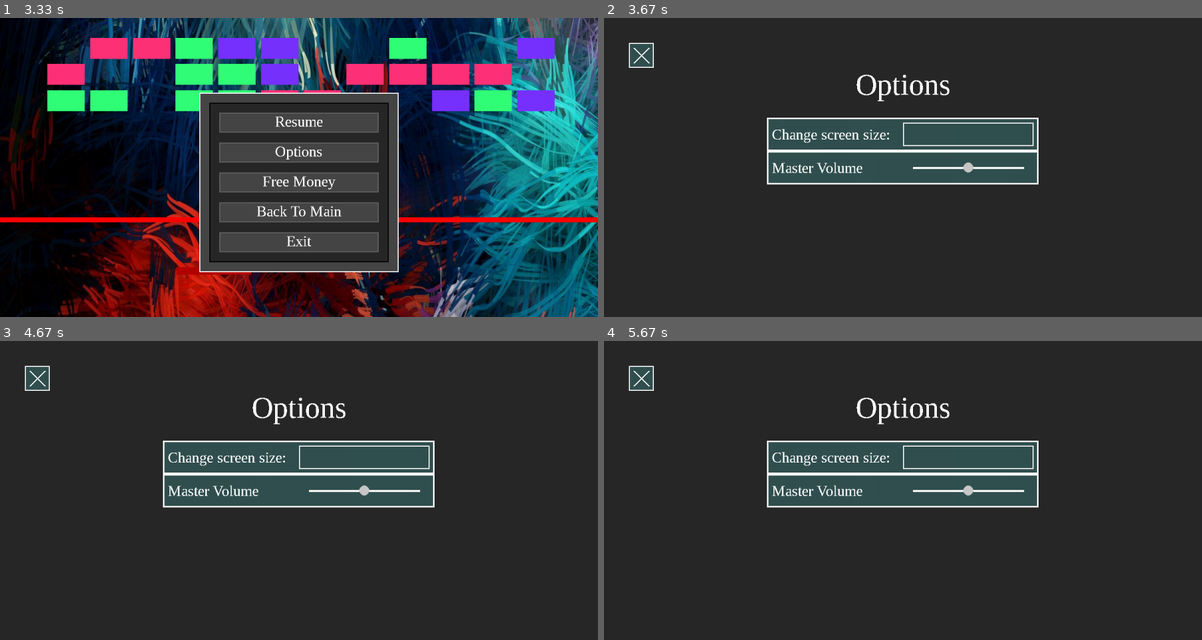
Above: before the commit, frames 1-4 (two rows, left to right).
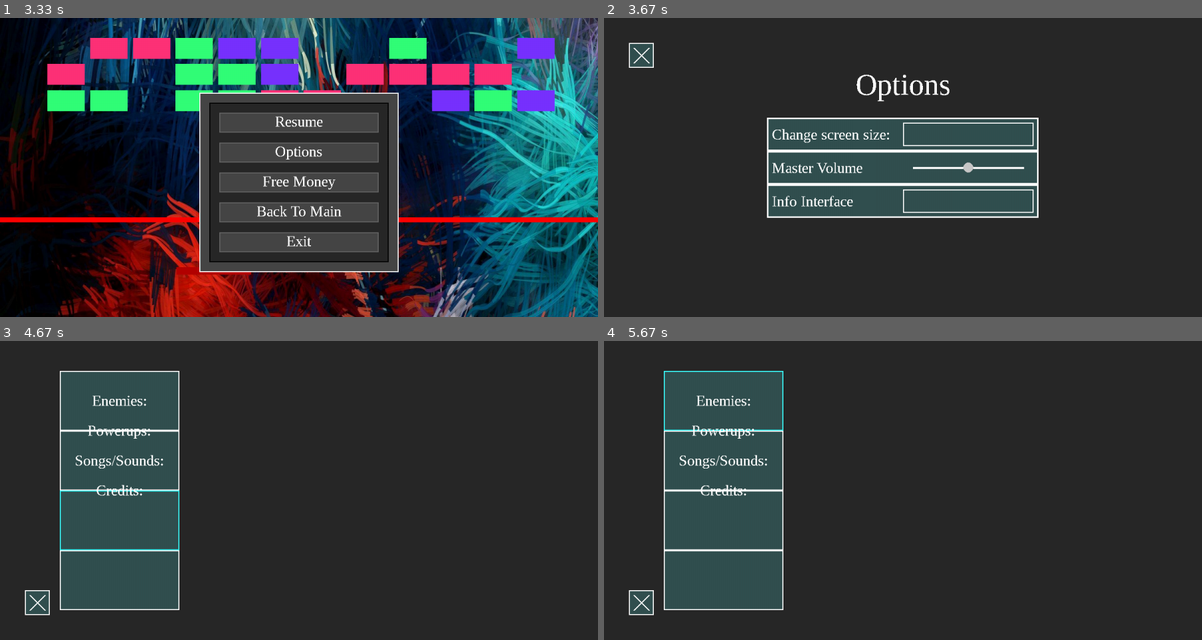
Above: after the commit, the same moments.

Repository: Kevin333221/INF-1400
Game: pygame game, started from Main.py
Two runs of this game, one before a commit and one after it. Both use one fixed random seed, a clock stepped at 60 frames per second and the inputs below.
Inputs (mouse positions are in pixels of both pictures, inside the frame that each line leads up to):
- Up to frame 1 (3.33 s): click "Start" at 0.38 s; tap Space at 0.67, 1.07, 1.37, 1.57, 1.87, 2.07, 2.37, 2.97, 3.27 s; hold Right 1-1.47 s; hold Right 1.5-1.97 s; hold Left 2-2.53 s; press the mouse at (299, 152) at 2.6 s; move the mouse to (269, 182) at 2.7 s; release the mouse at (239, 215) at 2.83 s; hold Esc 2.9-3.3 s; hold Left 2.9-3.3 s; move the mouse to (161, 206) at 2.93 s
- Up to frame 2 (3.67 s): press the mouse at (903, 152) at 3.37 s; move the mouse to (903, 215) at 3.47 s; release the mouse at (908, 278) at 3.6 s
- Up to frame 3 (4.67 s): press the mouse at (364, 523) at 3.7 s; move the mouse to (352, 514) at 3.8 s; release the mouse at (346, 508) at 3.93 s; press the mouse at (35, 601) at 4.03 s; move the mouse to (245, 532) at 4.13 s; release the mouse at (448, 463) at 4.27 s; press the mouse at (364, 523) at 4.37 s; move the mouse to (269, 520) at 4.47 s; release the mouse at (173, 514) at 4.6 s
- Up to frame 4 (5.67 s): press the mouse at (723, 580) at 4.7 s; move the mouse to (837, 526) at 4.8 s; release the mouse at (950, 472) at 4.93 s; press the mouse at (723, 400) at 5.03 s; move the mouse to (753, 451) at 5.13 s; release the mouse at (777, 502) at 5.27 s; press the mouse at (723, 520) at 5.37 s; move the mouse to (717, 463) at 5.47 s; release the mouse at (717, 406) at 5.6 s

Frame 1 is identical in both runs. In frame 2, 5.2% of the frame differs, in the area x 27-73%, y 55-67%; in frame 3, 26%, in the area x 4-73%, y 8-92%; in frame 4, 26%.

Commit message:
Options Menu

Diff:
--- a/Main.py
+++ b/Main.py
@@ -1,6 +1,7 @@
 from math import sqrt
 from os import remove
 import random
+from re import M
 import sys
 import pygame
 import Player
@@ -542,6 +543,8 @@
 
     audio_title = my_font_30.render("Master Volume", False, (255, 255, 255))
 
+    lore_title = my_font_30.render("Info Interface", False, (255, 255, 255))
+
     global running
     global screen_w
     global screen_h
@@ -553,6 +556,70 @@
 
     node_chosen = False
     node_x = ((screen_w/2 + 20) + (screen_w/2 + main_title.get_width()/2 - 10 - 20))/2
+
+    def lore():
+        runs = True
+        block_unit = pygame.Rect(screen_w*0.1, screen_h*0.1, screen_w*0.2, screen_h*0.2)
+        enemies_text = my_font_30.render("Enemies:", False, (255, 255, 255))
+        powerups_text = my_font_30.render("Powerups:", False, (255, 255, 255))
+        songs_text = my_font_30.render("Songs/Sounds:", False, (255, 255, 255))
+        credits_text = my_font_30.render("Credits:", False, (255, 255, 255))
+
+        while runs:
+            mouse_pos = pygame.mouse.get_pos()
+            mouse_pressed = pygame.mouse.get_pressed()
+            screen.fill((40, 40, 40))
+
+            # Left Collum
+            pygame.draw.rect(screen, (50, 80, 80),    (block_unit.x, block_unit.y, block_unit.w, block_unit.h*4))
+
+            # Left Collum Cells
+            # First Cell
+            if mouse_pos[0] > block_unit.x and mouse_pos[0] < block_unit.x + block_unit.w and mouse_pos[1] > block_unit.y and mouse_pos[1] < block_unit.y + block_unit.h:
+                pygame.draw.rect(screen, (60, 255, 255), (block_unit.x, block_unit.y, block_unit.w, block_unit.h), 2)
+            else:
+                pygame.draw.rect(screen, (255, 255, 255), (block_unit.x, block_unit.y, block_unit.w, block_unit.h), 2)
+            screen.blit(enemies_text, (block_unit.x + block_unit.w/2 - enemies_text.get_width()/2, block_unit.y + block_unit.h/2 - enemies_text.get_height()/2))
+
+            # Second Cell
+            if mouse_pos[0] > block_unit.x and mouse_pos[0] < block_unit.x + block_unit.w and mouse_pos[1] > block_unit.y + block_unit.h*1 and mouse_pos[1] < block_unit.y + block_unit.h*2:
+                pygame.draw.rect(screen, (60, 255, 255), (block_unit.x, block_unit.y + block_unit.h*1, block_unit.w, block_unit.h), 2)
+            else:
+                pygame.draw.rect(screen, (255, 255, 255), (block_unit.x, block_unit.y + block_unit.h*1, block_unit.w, block_unit.h), 2)
+            screen.blit(powerups_text, (block_unit.x + block_unit.w/2 - powerups_text.get_width()/2, block_unit.y + (block_unit.h/2)*2 - powerups_text.get_height()/2))
+
+            # Third Cell
+            if mouse_pos[0] > block_unit.x and mouse_pos[0] < block_unit.x + block_unit.w and mouse_pos[1] > block_unit.y + block_unit.h*2 and mouse_pos[1] < block_unit.y + block_unit.h*3:
+                pygame.draw.rect(screen, (60, 255, 255), (block_unit.x, block_unit.y + block_unit.h*2, block_unit.w, block_unit.h), 2)
+            else:
+                pygame.draw.rect(screen, (255, 255, 255), (block_unit.x, block_unit.y + block_unit.h*2, block_unit.w, block_unit.h), 2)
+            screen.blit(songs_text, (block_unit.x + block_unit.w/2 - songs_text.get_width()/2, block_unit.y + (block_unit.h/2)*3 - songs_text.get_height()/2))
+
+            # Fourth Cell
+            if mouse_pos[0] > block_unit.x and mouse_pos[0] < block_unit.x + block_unit.w and mouse_pos[1] > block_unit.y + block_unit.h*3 and mouse_pos[1] < block_unit.y + block_unit.h*4:
+                pygame.draw.rect(screen, (60, 255, 255), (block_unit.x, block_unit.y + block_unit.h*3, block_unit.w, block_unit.h), 2)
+            else:
+                pygame.draw.rect(screen, (255, 255, 255), (block_unit.x, block_unit.y + block_unit.h*3, block_unit.w, block_unit.h), 2)
+            screen.blit(credits_text, (block_unit.x + block_unit.w/2 - credits_text.get_width()/2, block_unit.y + (block_unit.h/2)*4 - songs_text.get_height()/2))
+
+            # Back Button
+            if mouse_pos[0] > 50 and mouse_pos[0] < 100 and mouse_pos[1] > screen_h - 100 and mouse_pos[1] < screen_h - 50:
+                pygame.draw.rect(screen, (255, 80, 80), (50, screen_h - 100, 50, 50))
+                if mouse_pressed[0]:
+                    click.play()
+                    runs = False
+                    pygame.display.update()
+            else:
+                pygame.draw.rect(screen, (50, 80, 80), (50, screen_h - 100, 50, 50))
+            pygame.draw.rect(screen, (255, 255, 255), (50, screen_h - 100, 50, 50) , 2)
+            pygame.draw.line(screen, (255, 255, 255), (60, screen_h - 60), (90, screen_h - 90), 3)
+            pygame.draw.line(screen, (255, 255, 255), (60, screen_h - 90), (90, screen_h - 60), 3)
+
+            for event in pygame.event.get():
+                if event.type == pygame.QUIT:
+                    pygame.quit()
+                    sys.exit()
+            pygame.display.update()
 
     while options_init:
         mouse_pos = pygame.mouse.get_pos()
@@ -613,6 +680,21 @@
             pygame.draw.circle(screen, (200, 200, 200), (node_x, node_y), 10)
             node_chosen = False
 
+        base_unit.y += base_unit_height
+        pygame.draw.rect(screen, (50, 80, 80), base_unit)
+        screen.blit(lore_title, (base_unit.x + 10, base_unit.y + lore_title.get_height()/2))
+        pygame.draw.rect(screen, (255, 255, 255), base_unit, 3)
+
+        # Dictionary
+        if mouse_pos[0] > screen_w/2 and mouse_pos[0] < screen_w/2 + main_title.get_width()/2 - 10 and mouse_pos[1] < base_unit.y + 10 + base_unit_height - 20 and mouse_pos[1] > base_unit.y + 10:
+            dictionary_rect = pygame.Rect(screen_w/2, base_unit.y + 10, main_title.get_width()/2 - 10, base_unit_height - 20)
+            pygame.draw.rect(screen, (60, 255, 255), dictionary_rect, 2)
+            if mouse_pressed[0]:
+                lore()
+        else:
+            pygame.draw.rect(screen, (50, 80, 80), (screen_w/2, base_unit.y + 10, main_title.get_width()/2 - 10, base_unit_height - 20))
+            pygame.draw.rect(screen, (255, 255, 255), (screen_w/2, base_unit.y + 10, main_title.get_width()/2 - 10, base_unit_height - 20), 2)
+
         # Screen Size Picker
         if ((mouse_pos[0] > screen_w/2 and mouse_pos[0] < screen_w/2 + main_title.get_width()/2 - 10 and mouse_pos[1] > screen_h/3 + 10 and mouse_pos[1] < screen_h/3 + main_start.get_height() - 10) or screen_size) and node_chosen != True:
             if mouse_pos[0] > screen_w/2 and mouse_pos[0] < screen_w/2 + main_title.get_width()/2 - 10 and mouse_pos[1] > screen_h/3 + 10 and mouse_pos[1] < screen_h/3 + main_start.get_height()*5:
@@ -692,9 +774,6 @@
             pygame.draw.rect(screen, (50, 80, 80), (screen_w/2, screen_h/3 + 10, main_title.get_width()/2 - 10, main_start.get_height() - 20))
             pygame.draw.rect(screen, (255, 255, 255), (screen_w/2, screen_h/3 + 10, main_title.get_width()/2 - 10, main_start.get_height() - 20), 2)
 
-        # Dictonary
-        # if mouse_pos[0] < screen_w/2 and mouse_pos[0] > screen_w/2 + main_title.get_width()/2 - 10 and mouse_pos[1] <
-
         for event in pygame.event.get():
             if event.type == pygame.QUIT:
                 running = False
@@ -826,8 +905,6 @@
                     exit_menu()
         pygame.display.update()
 
-timer_event = pygame.USEREVENT+1
-pygame.time.set_timer(timer_event, 1000)
 clock = pygame.time.Clock()
 running = True
 click.set_volume(0.5)
--- a/Powerup.py
+++ b/Powerup.py
@@ -26,7 +26,6 @@
         self.IMG = pygame.transform.smoothscale(pygame.image.load('Sprites/polygon.png'), (self.r*2, self.r*2))
 
 class Ghost_Ball(Powerups):
-    counter = 10
     def __init__(self, screen_w, screen_h, enemy_pos):
         super().__init__(screen_w, screen_h, enemy_pos)
         self.IMG = pygame.transform.smoothscale(pygame.image.load('Sprites/triangle.png'), (self.r*2, self.r*2))
